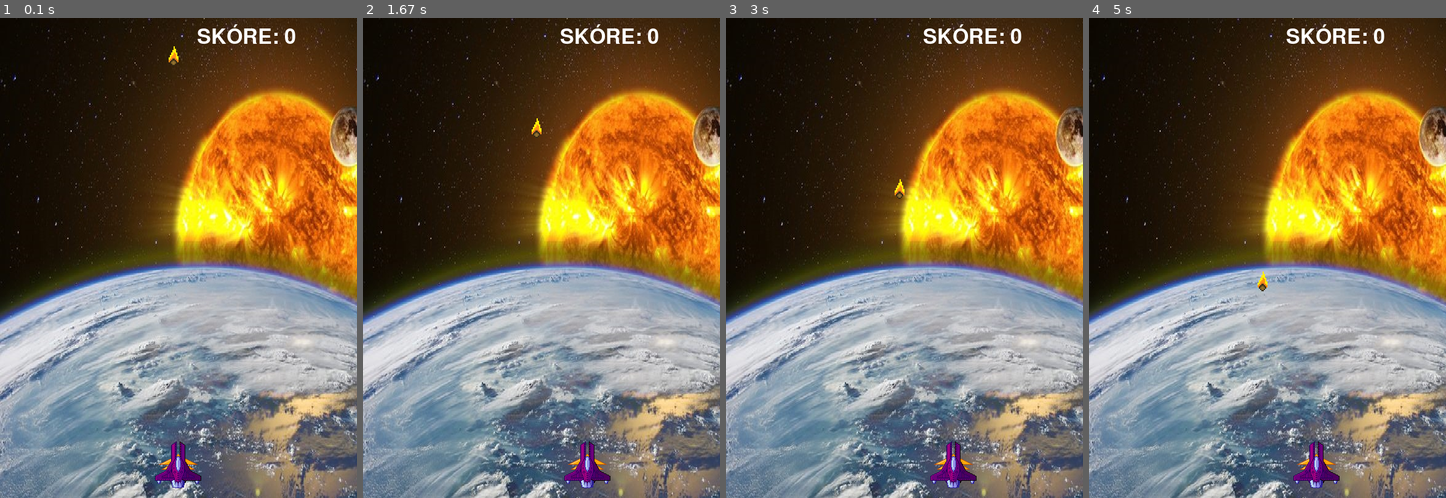
Above: before the commit, frames 1-4 (left to right).
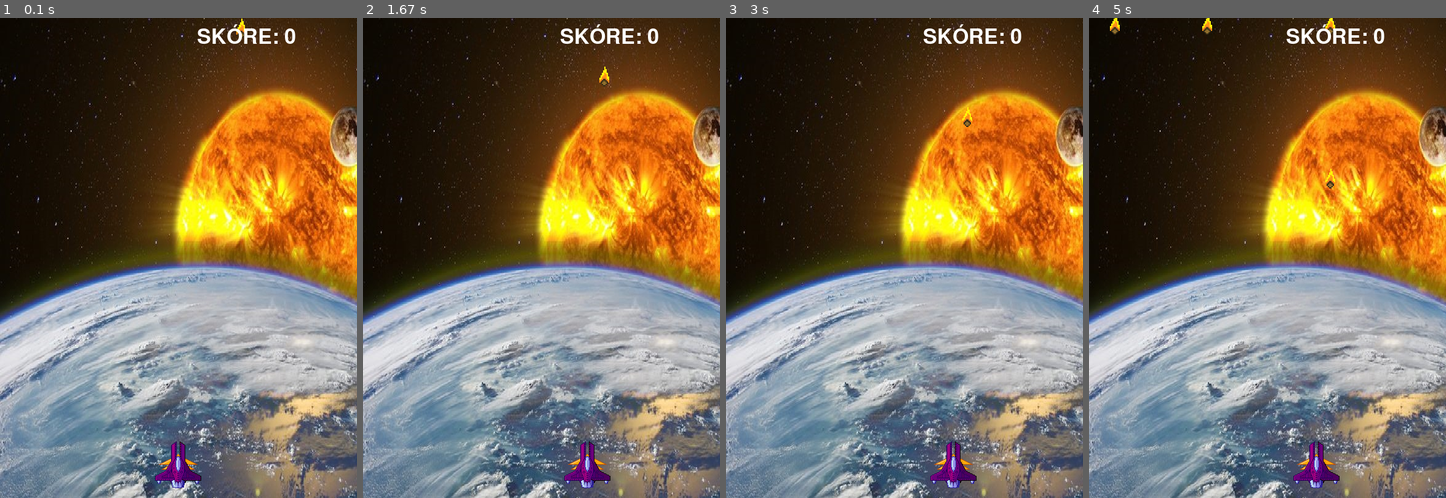
Above: after the commit, the same moments.

Repository: JanKurdila/pygame_avoid_meteors
Game: pygame game, started from main.py
The game is run twice, just before and just after one commit, with the same random seed, the same clock (stepped at 60 frames per second) and the same inputs.
Inputs:
- Up to frame 1 (0.1 s): no input
- Up to frame 2 (1.67 s): hold Right 0.33-0.8 s; hold Right 0.83-1.3 s; hold Left from 1.33 s (still down)
- Up to frame 3 (3 s): release Left at 1.87 s; hold Left 1.9-2.3 s; hold Right 2.33-2.97 s
- Up to frame 4 (5 s): hold Left 3-3.47 s; hold Right 3.5-3.97 s; hold Right 4-4.47 s; hold Left from 4.5 s (still down)

The runs differ from the first frame. In frame 1, 0.1% of the frame differs, in the area x 47-69%, y 0-10%; in frame 2, 0.1%; in frame 3, 0.1%; in frame 4, 0.3%, in the area x 5-69%, y 0-57%.

Commit message:
9) Generovanie a pád 5 meteorov

Diff:
--- a/Config/config.py
+++ b/Config/config.py
@@ -7,7 +7,7 @@
 METEOR = pygame.image.load("IMAGES/meteor1.png")
 
 SURADNICE_RAKETY = (250, 685)
-SURADNICE_METEORU = (250, 30)
+# SURADNICE_METEORU = (250, 30) už nepotrebujeme, lebo ich bude generovať funkcia
 
 FPS = 25
 STEP = 5
--- a/main.py
+++ b/main.py
@@ -1,9 +1,10 @@
 import pygame
 import sys
 from Config import config
+import random
 
 def move_rocket(x_coordinate):
-    "Funkcia na zistenie pohybu rakety"
+    """Funkcia na zistenie pohybu rakety"""
 
     keys = pygame.key.get_pressed()
     if keys[pygame.K_LEFT]:
@@ -14,10 +15,12 @@
             x_coordinate += config.STEP  # Pohyb rakety vpravo
     return x_coordinate
 
-def falling_meteor(meteor_y):
-    meteor_y  += 3
-    return meteor_y
+def generate_meteor():
+    """Funkcia bude generovať meteor na náhodnom mieste"""
 
+    return {'x': random.choice(range(10, 440, 50)),
+            'y': random.choice(range(-10, -500, -50))
+           }
 
 if __name__ == "__main__":
     pygame.init()
@@ -26,16 +29,19 @@
     window = pygame.display.set_mode(config.ROZLISENIE)
     pozadie = config.POZADIE
     raketa = config.RAKETA
-    meteor = config.METEOR
+    meteor_image = config.METEOR # Musíme premenovať meteor na napr. meteor_image, lebo nižšie používame cyklus for meteor in meteory:
     font_hry = config.FONT_HRY
 
     x = config.SURADNICE_RAKETY[0] # Inicializácia x-súradnice rakety
-    y = config.SURADNICE_METEORU[1] # Inicializácia y-súradnice meteoru
 
     score = 0
+    meteory = []
+
+    for i in range(5):
+        meteory.append(generate_meteor())
 
     while True:
-        score_text = config.FONT_HRY.render(f"SKÓRE: {score}", True, config.FARBA_TEXTU)
+        score_text = font_hry.render(f"SKÓRE: {score}", True, config.FARBA_TEXTU)
         # Ak vypnem okno, musím vypnuť pygame
         for event in pygame.event.get():
             if event.type == pygame.QUIT:
@@ -43,12 +49,14 @@
                 sys.exit() # Vypnutie celého programu
 
         x = move_rocket(x)
-        y = falling_meteor(y)
 
         window.blit(pozadie, (0, 0))
-        # window.blit(raketa, config.SURADNICE_RAKETY) Tu musíme upraviť lebo nastáva phyb
         window.blit(raketa, (x, config.SURADNICE_RAKETY[1]))
-        window.blit(meteor, (config.SURADNICE_METEORU[0], y))
+
+        for meteor in meteory:
+            window.blit(meteor_image, (meteor['x'], meteor['y']))
+            meteor['y'] += 2  # Pád meteoru   # predtým sme mali def falling_meteor
+
         window.blit(score_text, config.POZICIA_TEXTU)
 
         pygame.display.update()
